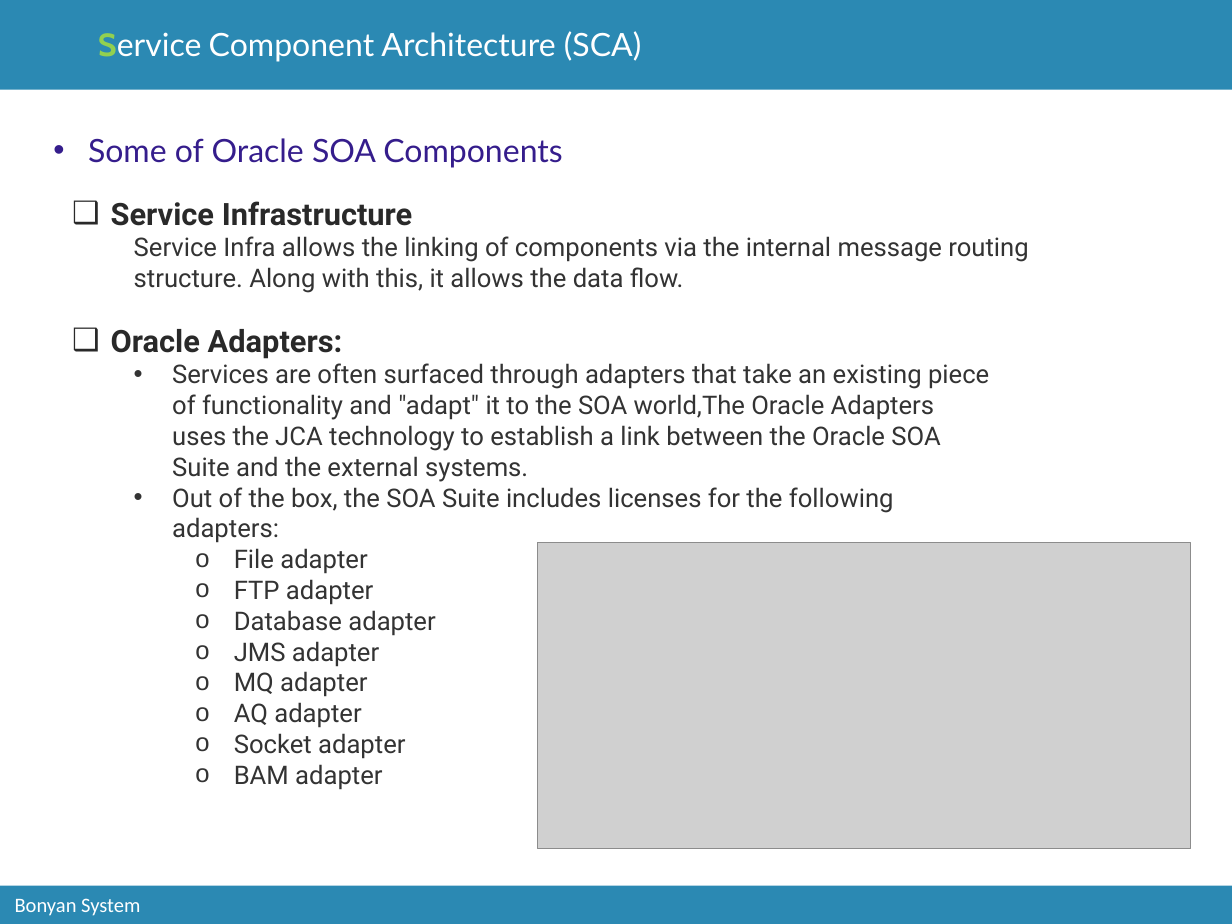
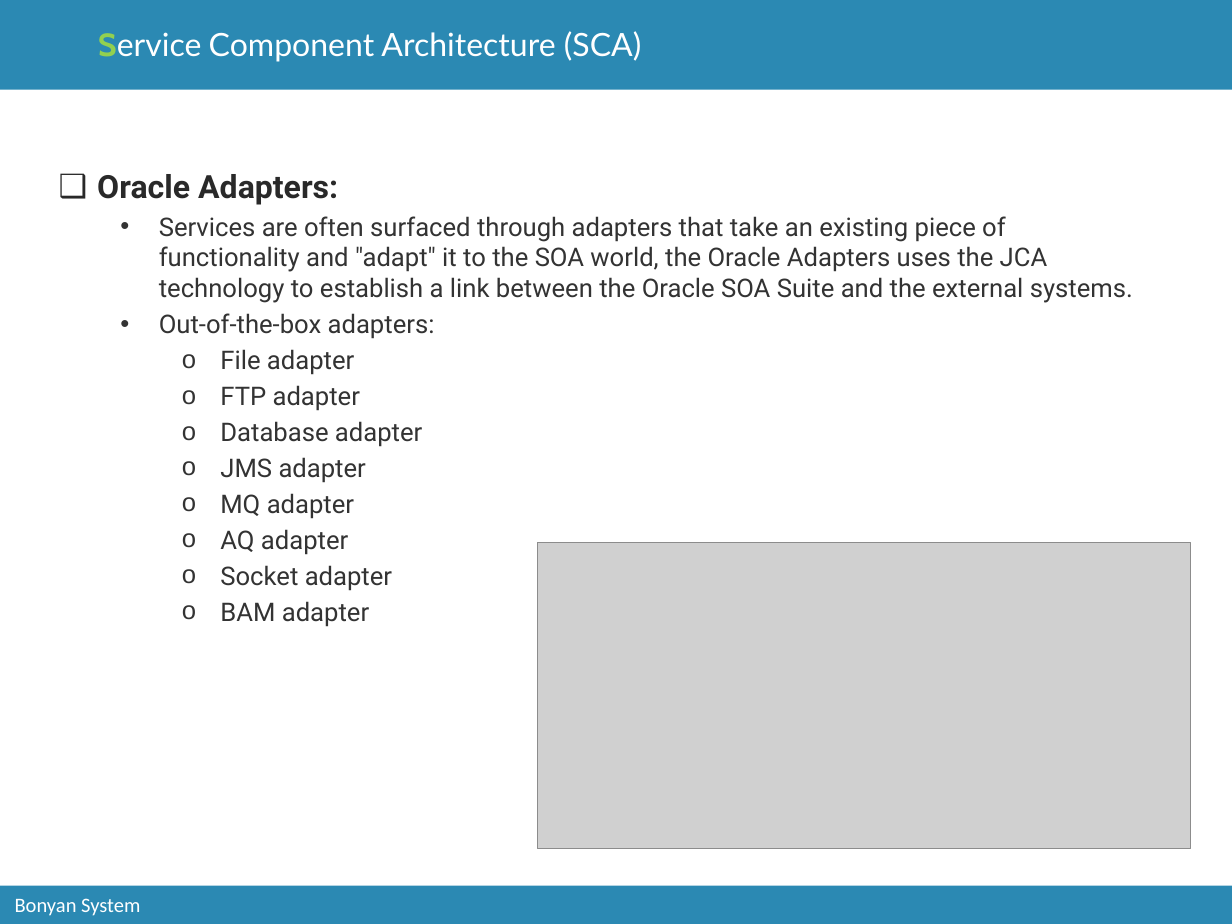
Before and after one commit to catcry/soaTraining, a slide deck: slide 12 of Presentation/soaTrainingPresentation.pptx (slide 11 before the commit). Drawn at 1232x924 pixels with LibreOffice and Linux fonts; fonts in the diff are those of the drawing; grey boxes stand for pictures; background and template pictures are left out. Boxes give left, top, right and bottom in pixels: in the first picture for what was removed or moved away, otherwise in the second. Text is boxed around its words. In the diff, an @@ line names an element or a change of style, - is before the commit and + after.

```diff
--- a/Presentation/soaTrainingPresentation.pptx
+++ b/Presentation/soaTrainingPresentation.pptx
@@ text removed at box(88, 138, 562, 168) @@
-• Some of Oracle SOA Components
@@ text "Oracle Adapters:": place and size @@
-text "Oracle Adapters:" at box(111, 329, 989, 784)
+text "Oracle Adapters:" at box(97, 174, 1133, 627)
@@ text at box(97, 174, 422, 627): size 18 to 18.8 pt in "Oracle Adapters:"; more space between paragraphs @@
@@ text removed at box(111, 201, 1028, 293) @@
-❑ Service Infrastructure
-  Service Infra allows the linking of components via the internal message routing structure. Along with this, it allows the data flow.
@@ text at box(159, 216, 1133, 339): text changed @@
-  • Services are often surfaced through adapters that take an existing piece of functionality and "adapt" it to the SOA world,The Oracle Adapters uses the JCA technology to establish a link between the Oracle SOA Suite and the external systems.
-  • Out of the box, the SOA Suite includes licenses for the following adapters:
+  • Services are often surfaced through adapters that take an existing piece of functionality and "adapt" it to the SOA world, the Oracle Adapters uses the JCA technology to establish a link between the Oracle SOA Suite and the external systems.
+  • Out-of-the-box adapters:
```
Also in this commit, not shown: 2 other slides changed, 2 slides added.
